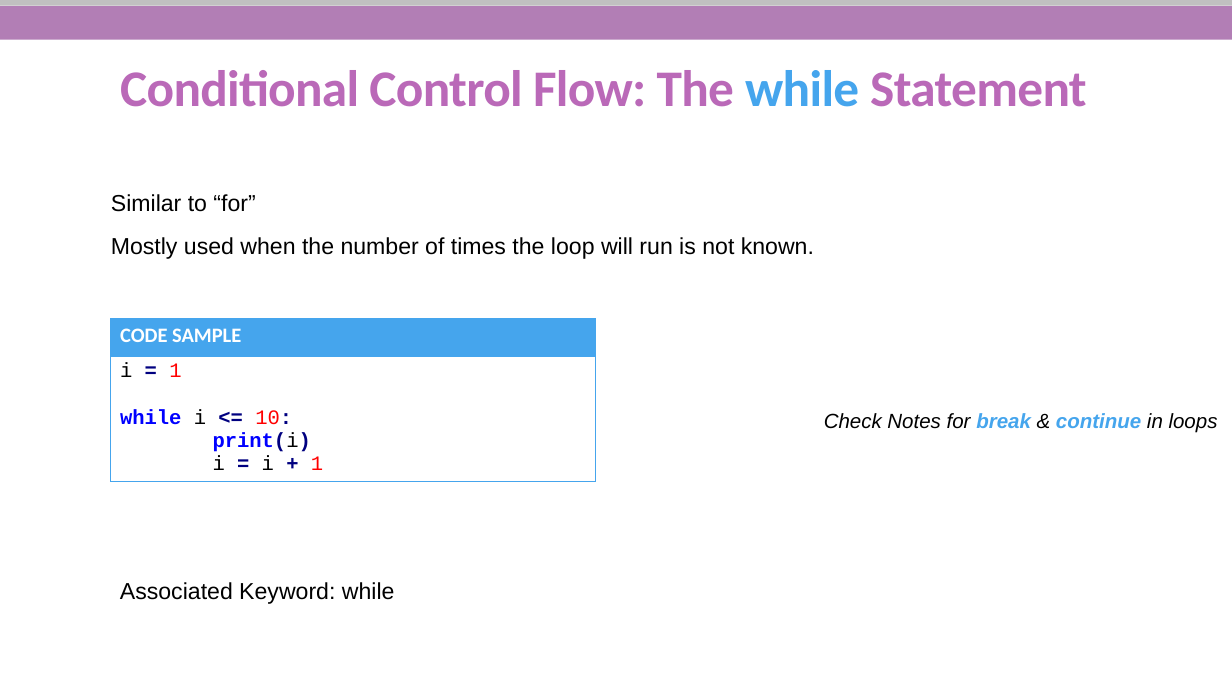
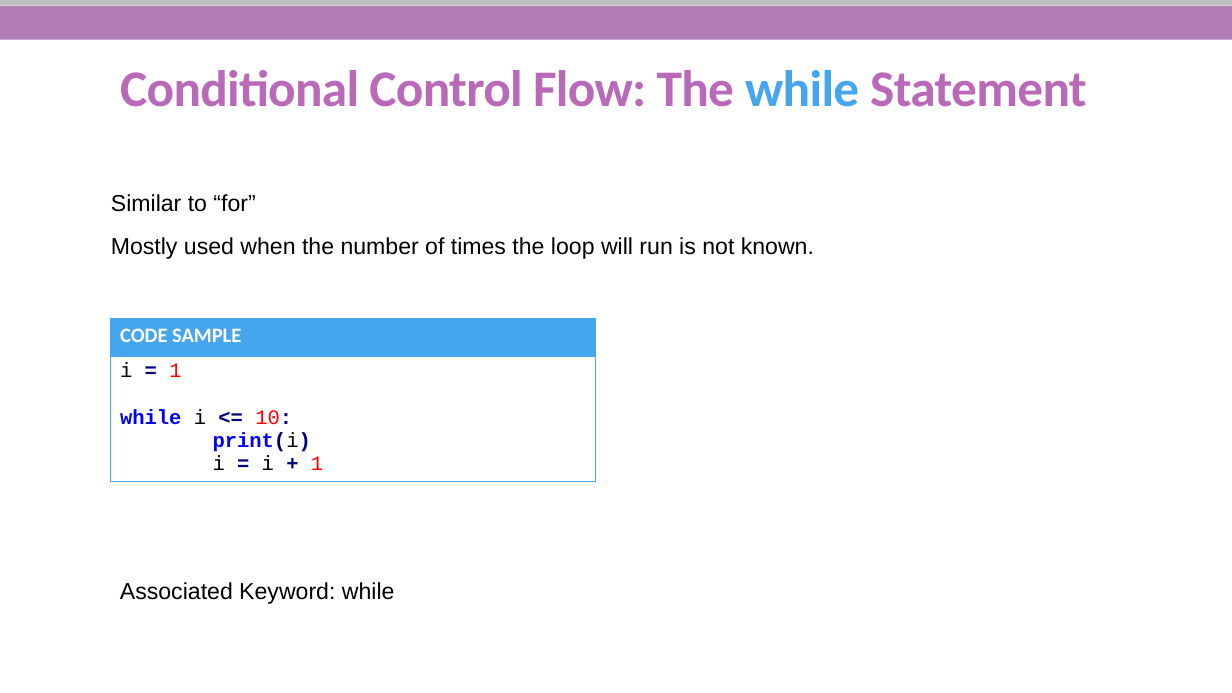
Before and after one commit to She-Codes-Now/Intro-to-Python, a slide deck: slide 24 of Python-SheCodesNow_updated.pptx. Drawn at 1232x693 pixels with LibreOffice and Linux fonts; fonts in the diff are those of the drawing; background and template pictures are left out. Boxes give left, top, right and bottom in pixels: in the first picture for what was removed or moved away, otherwise in the second. Text is boxed around its words. In the diff, an @@ line names an element or a change of style, - is before the commit and + after.

```diff
--- a/Python-SheCodesNow_updated.pptx
+++ b/Python-SheCodesNow_updated.pptx
@@ text removed at (x1=824, y1=413, x2=1218, y2=433) @@
-Check Notes for break & continue in loops
```
Also in this commit, not shown: 12 other slides changed, 3 slides added, 12 slides removed.
